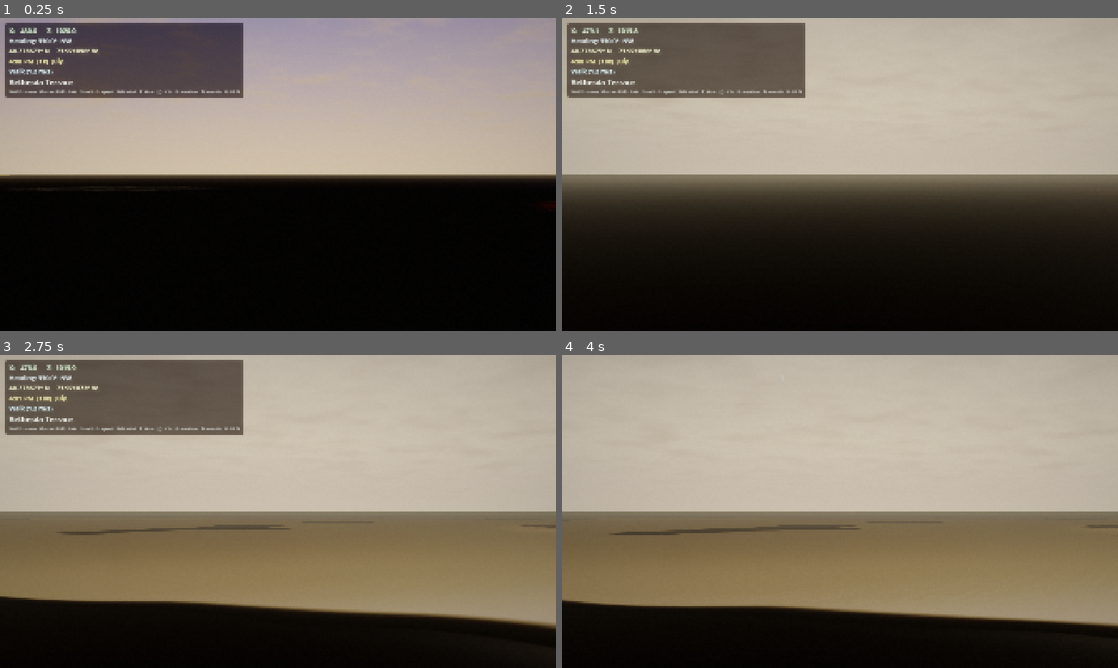
Above: before the commit, frames 1-4 (two rows, left to right).
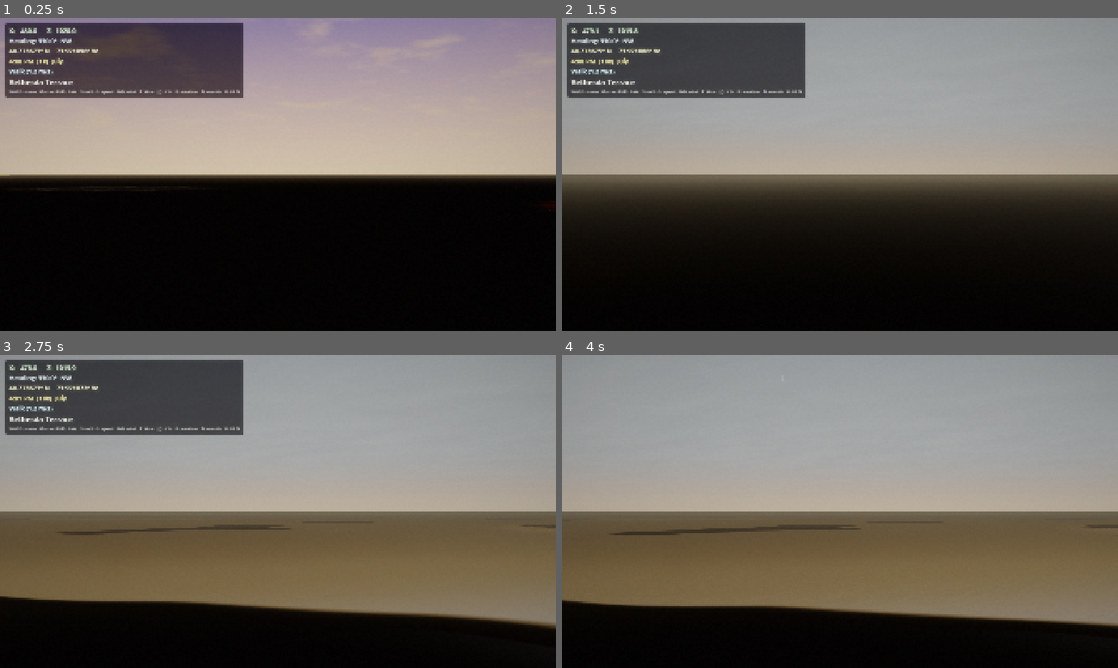
Above: after the commit, the same moments.

Repository: Central-Park-Walk/central-park-walk
Game: Godot game, scene res://main.tscn
The game is run twice, just before and just after one commit, with the same random seed, the same clock (stepped at 60 frames per second) and the same inputs.
Inputs (mouse positions are in pixels of both pictures, inside the frame that each line leads up to):
- Up to frame 1 (0.25 s): no input
- Up to frame 2 (1.5 s): tap Enter at 0.5 s; move the mouse to (962, 158) at 0.52 s; hold D 0.53-1.28 s; tap T at 0.6 s; click (962, 158) at 0.67 s; tap Space at 1.25 s; move the mouse to (728, 190) at 1.27 s; hold S from 1.28 s (still down); tap P at 1.35 s
- Up to frame 3 (2.75 s): move the mouse to (333, 442) at 2.02 s; release S at 2.03 s; hold D from 2.03 s (still down); tap G at 2.1 s
- Up to frame 4 (4 s): move the mouse to (812, 574) at 2.77 s; release D at 2.78 s; hold W 2.78-3.53 s; tap H at 2.85 s; click (812, 574) at 2.92 s; move the mouse to (1006, 558) at 3.52 s; hold A from 3.53 s (still down); tap 9 at 3.6 s

The runs differ from the first frame. In frame 1, 0.4% of the frame differs, in the area x 12-81%, y 0-4%; in frame 2, 40%; in frame 3, 41%; in frame 4, 43%, in the area x 0-100%, y 0-86%.

Commit message:
Sky overhaul: cloud types, darker sky, storm rendering
Three cloud types via cloud_type uniform:
- Fair cumulus (0): fluffy individual clouds, detail noise erosion,
  silver linings, blue sky between. Default clear weather.
- Stratus (1): flat layered overcast, horizontally stretched noise,
  uniform gray, thin spots brighter. Used for fog/rain/snow.
- Cumulonimbus (2): towering dark storm clouds, turbulent multi-scale
  noise, near-black bases, bright anvil tops, green-yellow tinge.
  Used for thunderstorms.

Weather modes set cloud_type: clear→cumulus, rain/fog/snow→stratus,
thunderstorm→cumulonimbus. Storm brightness reduced further (0.75).

Sky colors darkened: deeper blues at noon (0.22→0.12 sky_top.r),
dawn, and sunset for more saturated sky.

Cirrus wisps only appear with fair/stratus weather (not storms).

Co-Authored-By: Claude Opus 4.6 (1M context) <noreply@anthropic.com>

Diff:
--- a/main.gd
+++ b/main.gd
@@ -1186,7 +1186,7 @@
 	# long shadows stretch westward across the lawns, mist rises from the ponds.
 	_keyframes.append({
 		"hour": 6.5,
-		"sky_top":        Color(0.28, 0.42, 0.68),
+		"sky_top":        Color(0.18, 0.32, 0.62),  # deeper dawn blue
 		"sky_horizon":    Color(0.75, 0.52, 0.35),    # richer sunrise glow
 		"gnd_bottom":     Color(0.10, 0.08, 0.06),
 		"gnd_horizon":    Color(0.46, 0.34, 0.22),
@@ -1224,7 +1224,7 @@
 	# ---- 12.0  Noon (clear, bright daylight) ----
 	_keyframes.append({
 		"hour": 12.0,
-		"sky_top":        Color(0.22, 0.42, 0.75),
+		"sky_top":        Color(0.12, 0.28, 0.65),  # deep noon blue
 		"sky_horizon":    Color(0.55, 0.60, 0.68),
 		"gnd_bottom":     Color(0.12, 0.12, 0.10),
 		"gnd_horizon":    Color(0.38, 0.36, 0.32),
@@ -1264,7 +1264,7 @@
 	# long shadows, golden tree canopy, NYC skyline silhouettes catching fire.
 	_keyframes.append({
 		"hour": 19.0,
-		"sky_top":        Color(0.28, 0.22, 0.42),   # deeper purple above
+		"sky_top":        Color(0.18, 0.14, 0.38),   # deep sunset purple
 		"sky_horizon":    Color(0.82, 0.50, 0.28),    # richer orange at horizon
 		"gnd_bottom":     Color(0.10, 0.07, 0.04),
 		"gnd_horizon":    Color(0.48, 0.35, 0.20),    # warm ground reflection
@@ -1441,6 +1441,8 @@
 
 	# Weather overrides — use absolute values for fog/clouds so the effect
 	# is clearly visible regardless of time-of-day keyframe base values.
+	# Default: fair weather cumulus (cloud_type 0)
+	_sky_mat.set_shader_parameter("cloud_type", 0.0)
 	if _weather_mode == "fog":
 		_env.fog_density = 0.018  # moderate fade: visible at 30m, thick by 80m
 		_env.fog_light_energy = 0.6
@@ -1452,28 +1454,33 @@
 		_env.adjustment_brightness = 0.90
 		_sky_mat.set_shader_parameter("cloud_coverage", 0.99)
 		_sky_mat.set_shader_parameter("cloud_density", 0.95)
+		_sky_mat.set_shader_parameter("cloud_type", 1.0)  # stratus overcast
 	elif _weather_mode == "rain":
 		_env.fog_density = 0.012
 		_env.fog_light_energy *= 0.7
 		if _env.volumetric_fog_enabled:
 			_env.volumetric_fog_density = 0.006
 		_env.adjustment_saturation *= 0.7
+		_env.adjustment_brightness *= 0.88
 		_sky_mat.set_shader_parameter("cloud_coverage", 0.95)
-		_sky_mat.set_shader_parameter("cloud_density", 0.85)
+		_sky_mat.set_shader_parameter("cloud_density", 0.90)
+		_sky_mat.set_shader_parameter("cloud_type", 1.0)  # stratus — heavy rain overcast
 	elif _weather_mode == "thunderstorm":
 		_env.fog_density = 0.018
-		_env.fog_light_energy *= 0.5
+		_env.fog_light_energy *= 0.4
 		if _env.volumetric_fog_enabled:
 			_env.volumetric_fog_density = 0.010
-		_env.adjustment_saturation *= 0.55
-		_env.adjustment_brightness *= 0.85
+		_env.adjustment_saturation *= 0.50
+		_env.adjustment_brightness *= 0.75
 		_sky_mat.set_shader_parameter("cloud_coverage", 0.98)
-		_sky_mat.set_shader_parameter("cloud_density", 0.92)
+		_sky_mat.set_shader_parameter("cloud_density", 0.95)
+		_sky_mat.set_shader_parameter("cloud_type", 2.0)  # cumulonimbus — dark towering storm
 	elif _weather_mode == "snow":
 		_env.fog_density = 0.008
 		_env.adjustment_saturation *= 0.75
-		_sky_mat.set_shader_parameter("cloud_coverage", 0.92)
+		_sky_mat.set_shader_parameter("cloud_coverage", 0.88)
 		_sky_mat.set_shader_parameter("cloud_density", 0.80)
+		_sky_mat.set_shader_parameter("cloud_type", 1.0)  # stratus — snow overcast with some gaps
 
 	# Wind reduces fog density slightly (wind disperses mist)
 	var wind_str: float = _wind_vec.length()
--- a/shaders/cloud_sky.gdshader
+++ b/shaders/cloud_sky.gdshader
@@ -10,6 +10,7 @@
 uniform float cloud_speed = 0.004;
 uniform vec3 cloud_color_top = vec3(0.90, 0.90, 0.92);
 uniform vec3 cloud_color_bottom = vec3(0.45, 0.45, 0.50);
+uniform float cloud_type = 0.0;  // 0=fair cumulus, 1=stratus overcast, 2=cumulonimbus
 global uniform vec2 wind_vec;
 global uniform float season_t;
 global uniform float rain_wetness;
@@ -196,78 +197,112 @@
 		sky_col += light_pollution * lp_strength;
 	}
 
-	// --- FBM cloud layer ---
+	// --- Cloud layer: type-dependent rendering ---
+	// cloud_type: 0=fair cumulus, 1=stratus overcast, 2=cumulonimbus storm
 	if (elev > -0.05) {
-		// Project onto cloud dome — higher elevation = closer to zenith
 		float cloud_y = max(elev, 0.01);
 		vec2 cloud_uv = dir.xz / (cloud_y + 0.1) * 0.8;
-		// Cloud drift: base speed + wind pushes clouds in wind direction
-		// Clouds drift steadily — prevailing westerlies (NYC), not oscillating sway
-		vec2 drift = vec2(cloud_speed, cloud_speed * 0.4);  // mostly west-to-east
+		vec2 drift = vec2(cloud_speed, cloud_speed * 0.4);
 		cloud_uv += TIME * drift;
 
-		// Multi-scale noise: base shape + edge detail
-		float n_base = sky_fbm(cloud_uv * 3.0, 4);
-		float n_detail = sky_fbm(cloud_uv * 9.0 + vec2(3.7, 1.9), 3);
-		// Detail erodes cloud edges for fluffy silhouettes
-		float n = n_base - n_detail * 0.25;
-		// Coverage threshold
-		float cloud_mask = smoothstep(1.0 - cloud_coverage - 0.05, 1.0 - cloud_coverage + 0.15, n);
-		cloud_mask *= cloud_density;
-		// Internal density variation — thicker core, thinner edges
-		float cloud_depth = smoothstep(1.0 - cloud_coverage + 0.05, 1.0 - cloud_coverage + 0.35, n);
-
-		// Cloud shading: self-shadowing via noise gradient
 		float sun_illum = max(dot(LIGHT0_DIRECTION, vec3(0.0, 1.0, 0.0)), 0.0);
-		// Sample noise offset toward sun for self-shadow approximation
-		vec2 shadow_offset = LIGHT0_DIRECTION.xz * 0.03;
-		float n_shadow = sky_fbm((cloud_uv + shadow_offset) * 3.0, 3);
-		float self_shadow = smoothstep(0.4, 0.7, n_shadow) * 0.35;
-		// Base color: darker bottoms from self-shadow + depth
-		vec3 cloud_col = mix(cloud_color_bottom, cloud_color_top,
-			sun_illum * 0.35 + 0.20 + cloud_depth * 0.25 - self_shadow);
-		// Silver lining: bright edges where sun backlight penetrates thin cloud
-		float edge_thin = (1.0 - cloud_depth) * cloud_mask;
-		float edge_lit = pow(max(sun_dot, 0.0), 4.0) * 0.5 * edge_thin;
-		cloud_col += LIGHT0_COLOR * edge_lit;
-		// Golden hour cloud drama: undersides lit warm orange, edges more vivid
+		float cloud_mask = 0.0;
+		float cloud_depth = 0.0;
+		vec3 cloud_col = vec3(0.5);
+
+		if (cloud_type < 0.5) {
+			// --- FAIR WEATHER CUMULUS: fluffy individual clouds, blue sky between ---
+			float n_base = sky_fbm(cloud_uv * 2.5, 4);
+			float n_detail = sky_fbm(cloud_uv * 8.0 + vec2(3.7, 1.9), 3);
+			float n = n_base - n_detail * 0.30;
+			cloud_mask = smoothstep(1.0 - cloud_coverage - 0.05, 1.0 - cloud_coverage + 0.12, n);
+			cloud_mask *= cloud_density;
+			cloud_depth = smoothstep(1.0 - cloud_coverage + 0.05, 1.0 - cloud_coverage + 0.30, n);
+
+			// Bright white tops, soft gray bases
+			vec2 shadow_offset = LIGHT0_DIRECTION.xz * 0.04;
+			float n_shadow = sky_fbm((cloud_uv + shadow_offset) * 2.5, 3);
+			float self_shadow = smoothstep(0.4, 0.7, n_shadow) * 0.30;
+			cloud_col = mix(cloud_color_bottom, cloud_color_top,
+				sun_illum * 0.40 + 0.25 + cloud_depth * 0.30 - self_shadow);
+			// Silver lining on thin edges
+			float edge_thin = (1.0 - cloud_depth) * cloud_mask;
+			cloud_col += LIGHT0_COLOR * pow(max(sun_dot, 0.0), 4.0) * 0.4 * edge_thin;
+
+		} else if (cloud_type < 1.5) {
+			// --- STRATUS: flat, layered, uniform overcast ---
+			// Stretched horizontally, less vertical definition
+			float n_strat = sky_fbm(cloud_uv * vec2(2.0, 4.0), 5);
+			float n_thin = sky_fbm(cloud_uv * vec2(5.0, 8.0) + vec2(11.3, 7.1), 3);
+			float n = n_strat * 0.7 + n_thin * 0.3;
+			// Stratus covers most of the sky — narrow threshold band
+			cloud_mask = smoothstep(1.0 - cloud_coverage - 0.15, 1.0 - cloud_coverage + 0.05, n);
+			cloud_mask *= cloud_density;
+			cloud_depth = cloud_mask * 0.6;  // relatively uniform thickness
+
+			// Gray, flat, low contrast — typical overcast
+			cloud_col = mix(vec3(0.42, 0.44, 0.48), vec3(0.62, 0.64, 0.68),
+				n_strat * 0.4 + sun_illum * 0.15);
+			// Slight variation — thin spots are brighter
+			cloud_col += vec3(0.08) * (1.0 - cloud_depth);
+
+		} else {
+			// --- CUMULONIMBUS: towering storm clouds, very dark bases ---
+			float n_base = sky_fbm(cloud_uv * 1.8, 5);
+			float n_turb = sky_fbm(cloud_uv * 6.0 + vec2(5.3, 9.1), 4);
+			float n_anvil = sky_fbm(cloud_uv * vec2(1.2, 3.0) + vec2(17.0, 3.0), 3);
+			// Turbulent, towering shape
+			float n = n_base * 0.6 + n_turb * 0.25 + n_anvil * 0.15;
+			cloud_mask = smoothstep(1.0 - cloud_coverage - 0.10, 1.0 - cloud_coverage + 0.08, n);
+			cloud_mask *= cloud_density;
+			cloud_depth = smoothstep(1.0 - cloud_coverage, 1.0 - cloud_coverage + 0.40, n);
+
+			// Very dark bases, bright anvil tops
+			vec2 shadow_offset = LIGHT0_DIRECTION.xz * 0.06;
+			float n_shadow = sky_fbm((cloud_uv + shadow_offset) * 2.0, 4);
+			float self_shadow = smoothstep(0.3, 0.65, n_shadow) * 0.50;
+			vec3 storm_dark = vec3(0.18, 0.18, 0.22);   // near-black storm base
+			vec3 storm_bright = vec3(0.55, 0.55, 0.60);  // bright anvil top
+			cloud_col = mix(storm_dark, storm_bright,
+				cloud_depth * 0.5 + sun_illum * 0.15 - self_shadow);
+			// Green-yellow tinge in severe storms
+			cloud_col += vec3(-0.02, 0.02, -0.03) * cloud_depth;
+		}
+
+		// --- Common cloud effects (all types) ---
+
+		// Golden hour drama
 		float cloud_golden = smoothstep(0.15, -0.05, LIGHT0_DIRECTION.y);
 		if (cloud_golden > 0.01) {
 			float rim = pow(max(sun_dot, 0.0), 2.0) * 0.3;
 			cloud_col += LIGHT0_COLOR * vec3(1.2, 0.6, 0.3) * rim * cloud_golden;
-			// Warmer cloud base at golden hour
 			cloud_col = mix(cloud_col, cloud_col * vec3(1.15, 0.9, 0.75), cloud_golden * 0.4);
 		}
 
-		// Moonlit cloud edges at night — silver-blue rim lighting
+		// Night darkening
 		if (LIGHT0_ENERGY < 0.15) {
 			vec3 moon_dir2 = normalize(-LIGHT0_DIRECTION + vec3(0.0, 0.35, 0.1));
 			float moon_edge = pow(max(dot(dir, moon_dir2), 0.0), 4.0) * 0.25;
 			float night_f = smoothstep(0.15, 0.0, LIGHT0_ENERGY);
-			cloud_col += vec3(0.25, 0.28, 0.35) * moon_edge * night_f;
-			// Night clouds are darker overall (no sun illumination)
-			cloud_col *= mix(1.0, 0.30, night_f);
-		}
-
-		// Fade clouds near horizon to blend with haze
-		float horizon_fade = smoothstep(0.0, 0.12, elev);
+			cloud_col += vec3(0.20, 0.22, 0.28) * moon_edge * night_f;
+			cloud_col *= mix(1.0, 0.25, night_f);
+		}
+
+		// Horizon fade
+		float horizon_fade = smoothstep(0.0, 0.10, elev);
 		cloud_mask *= horizon_fade;
 
 		sky_col = mix(sky_col, cloud_col, cloud_mask);
 
-		// High-altitude cirrus wisps — thin ice-crystal streaks above main clouds
-		// Move faster (jet stream), more directional, semi-transparent
-		if (elev > 0.15) {
+		// --- Cirrus wisps (only with fair weather or light stratus) ---
+		if (cloud_type < 1.5 && elev > 0.15) {
 			vec2 cirrus_uv = dir.xz / (cloud_y + 0.05) * 0.3;
-			// Jet stream: moves mostly west-to-east, faster than low clouds
 			cirrus_uv += TIME * vec2(cloud_speed * 3.5, cloud_speed * 0.4);
-			// Stretched noise: elongated in wind direction for wispy streaks
 			float cn = sky_gnoise(cirrus_uv * vec2(2.0, 6.0));
 			cn += sky_gnoise(cirrus_uv * vec2(4.0, 12.0)) * 0.4;
-			float cirrus = smoothstep(0.3, 0.8, cn) * 0.15;
-			cirrus *= smoothstep(0.15, 0.35, elev);  // only high sky
-			// Cirrus are bright white, backlit by sun
-			vec3 cirrus_col = cloud_color_top + LIGHT0_COLOR * 0.15;
+			float cirrus = smoothstep(0.3, 0.8, cn) * 0.12;
+			cirrus *= smoothstep(0.15, 0.35, elev);
+			vec3 cirrus_col = cloud_color_top + LIGHT0_COLOR * 0.12;
 			sky_col = mix(sky_col, cirrus_col, cirrus);
 		}
 	}
